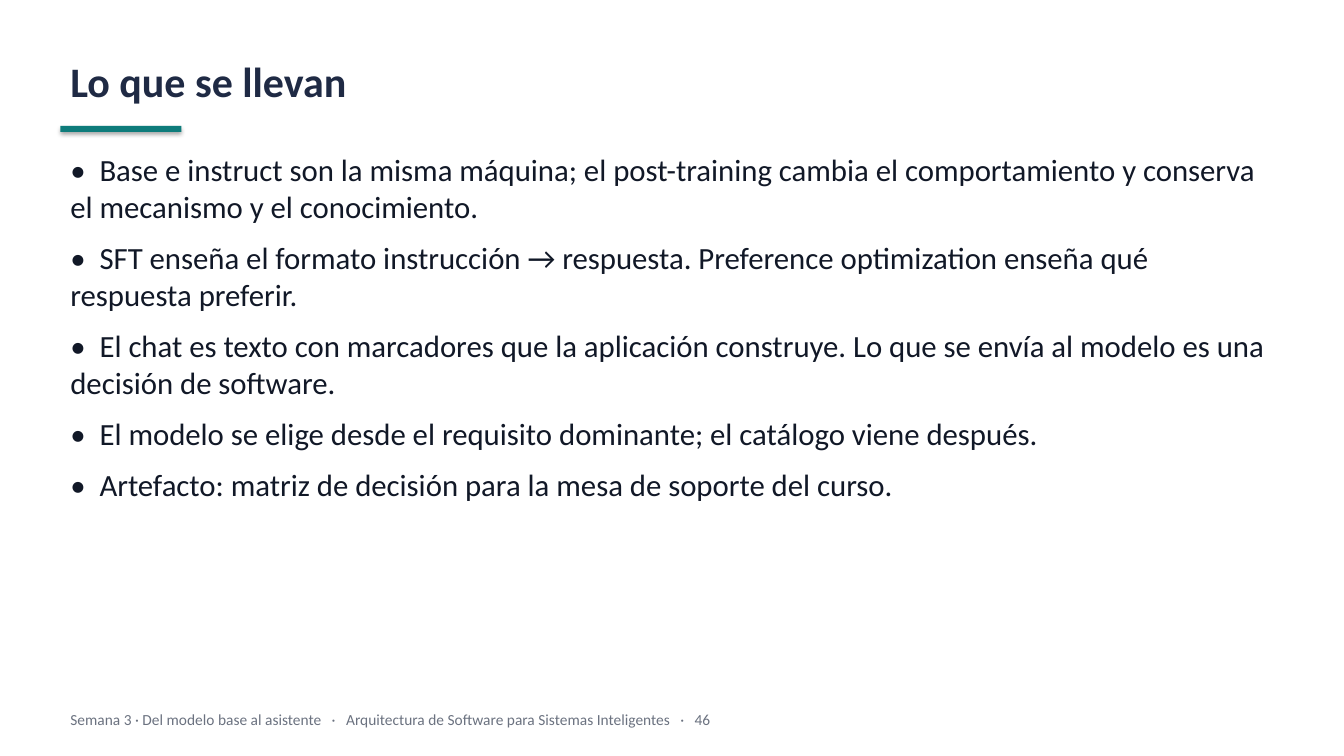
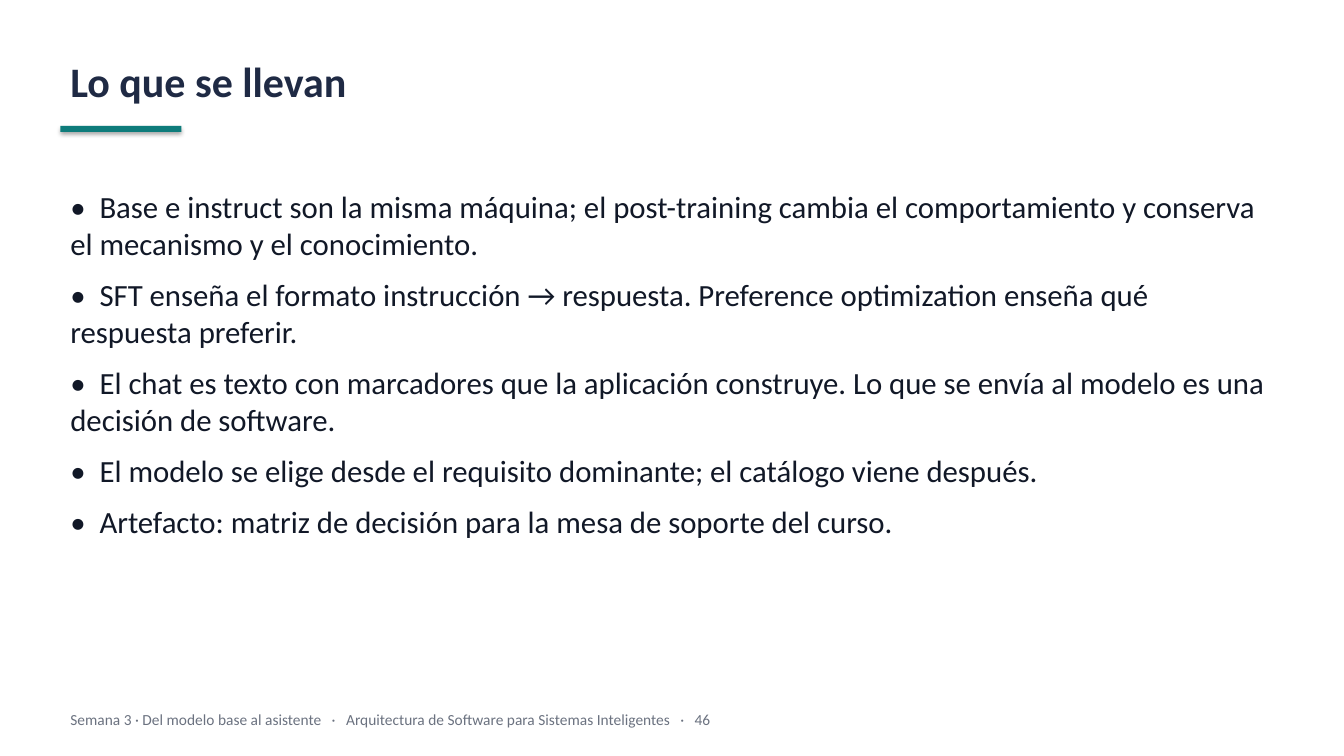
Before and after one commit to JunBarrs24/itm-maestria-llms, a slide deck: slide 43 of week-03/slides/week-03-slides.pptx (slide 45 before the commit). Drawn at 1344x756 pixels with LibreOffice and Linux fonts; fonts in the diff are those of the drawing. Boxes give left, top, right and bottom in pixels: in the first picture for what was removed or moved away, otherwise in the second. Text is boxed around its words. In the diff, an @@ line names an element or a change of style, - is before the commit and + after.

```diff
--- a/week-03/slides/week-03-slides.pptx
+++ b/week-03/slides/week-03-slides.pptx
@@ text "• Base e instruct son ...": place and size @@
-text "• Base e instruct son ..." at [70,159,1264,501]
+text "• Base e instruct son ..." at [70,196,1264,538]
```
Also in this commit, not shown: 10 other slides changed, 3 slides removed, 2 other files.
